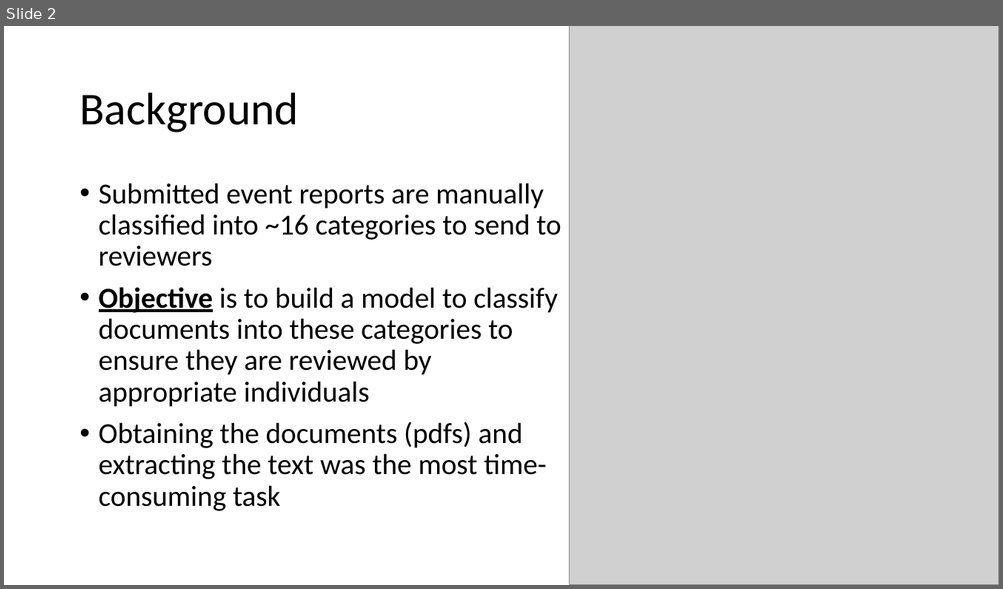
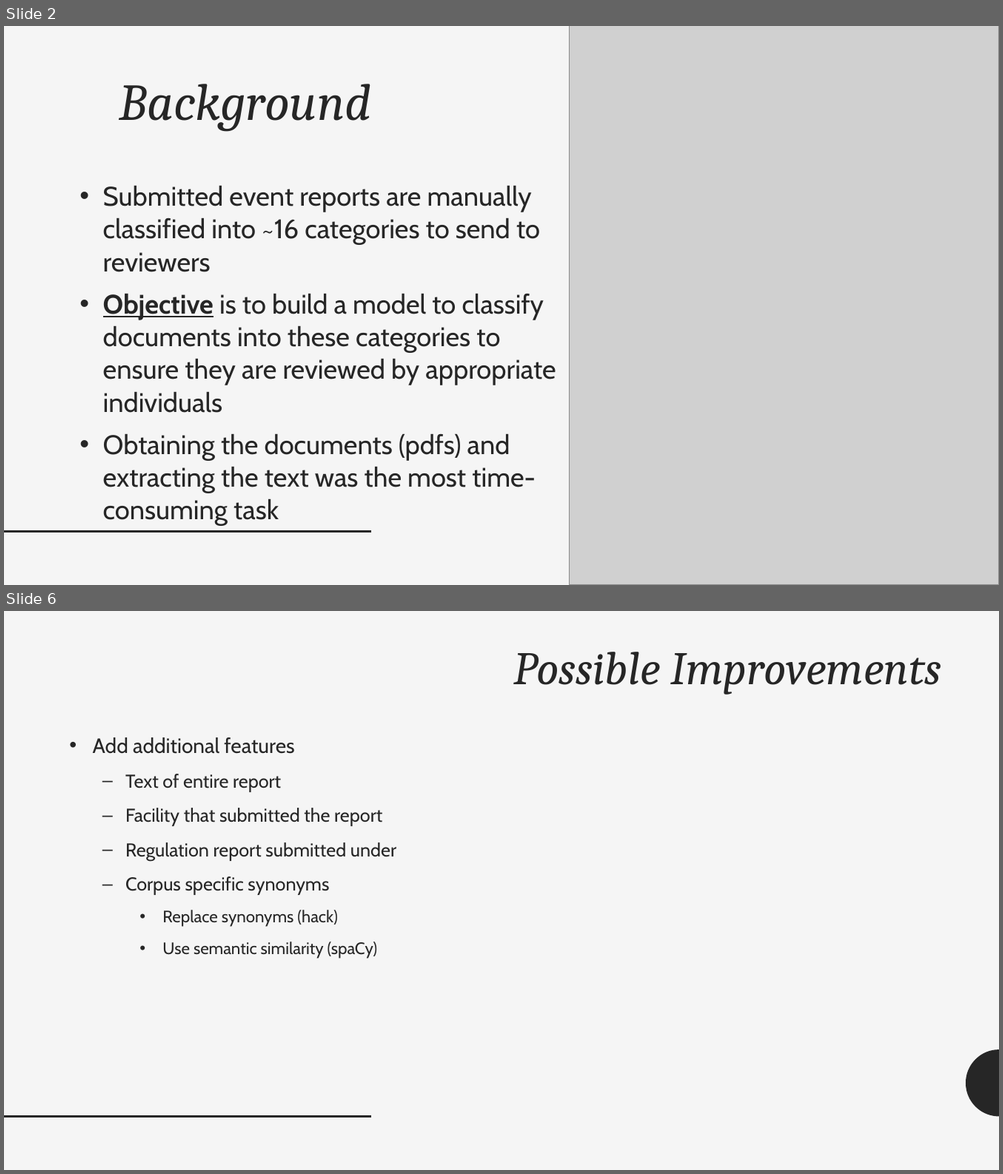
Before and after one commit to jesserobles/GA-Project, a slide deck: Event Report Classification.pptx. Shown one above the other, each under a label of ours: slide 2 before the commit, slides 2 and 6 after it; the slides between them are not shown. The pictures are 1003x589 and 1003x1174 pixels, drawn with LibreOffice and Linux fonts; fonts in the diff are those of the drawing; grey boxes stand for pictures. Boxes give left, top, right and bottom in pixels: in the first picture for what was removed or moved away, otherwise in the second. Text is boxed around its words. In the diff, an @@ line names an element or a change of style, - is before the commit and + after.

```diff
--- a/Event Report Classification.pptx
+++ b/Event Report Classification.pptx
@@ slide 6 added at <box>4,611,999,1170</box>, background #F5F5F5; not listed: 2 template elements that a slide beside it also shows @@
@@ title added at <box>513,652,942,695</box>, 45 pt, text #262626, italic @@
+Possible Improvements
@@ text added at <box>93,738,396,959</box>, 18 pt, text #262626 @@
+• Add additional features
+  – Text of entire report
+  – Facility that submitted the report
+  – Regulation report submitted under
+  – Corpus specific synonyms
+    • Replace synonyms (hack)
+    • Use semantic similarity (spaCy)
@@ slide 2 changed as well @@
@@ background #FFFFFF to #F5F5F5 @@
@@ title "Background": place and size @@
-title "Background" at <box>79,93,299,133</box>
+title "Background" at <box>119,84,372,131</box>
@@ title "Background" at <box>119,84,372,131</box>: size 44 to 50 pt, font Calibri to Cambria, text colour #000000 to #262626, italic on; alignment left to right; vertical alignment middle to top @@
@@ text "Submitted event reports are manually ..." at <box>103,185,555,526</box>: size 28 to 25.9 pt, font Calibri to Cabin, text colour #000000 to #262626; indent changed; line spacing 0.9 to 1.02; less space between paragraphs @@
@@ line added from (4, 532) to (371, 532), #262626 2 pt @@
```
Also in this commit, not shown: 2 other slides changed, 2 other slides added, 2 slides removed, 1 other file.
